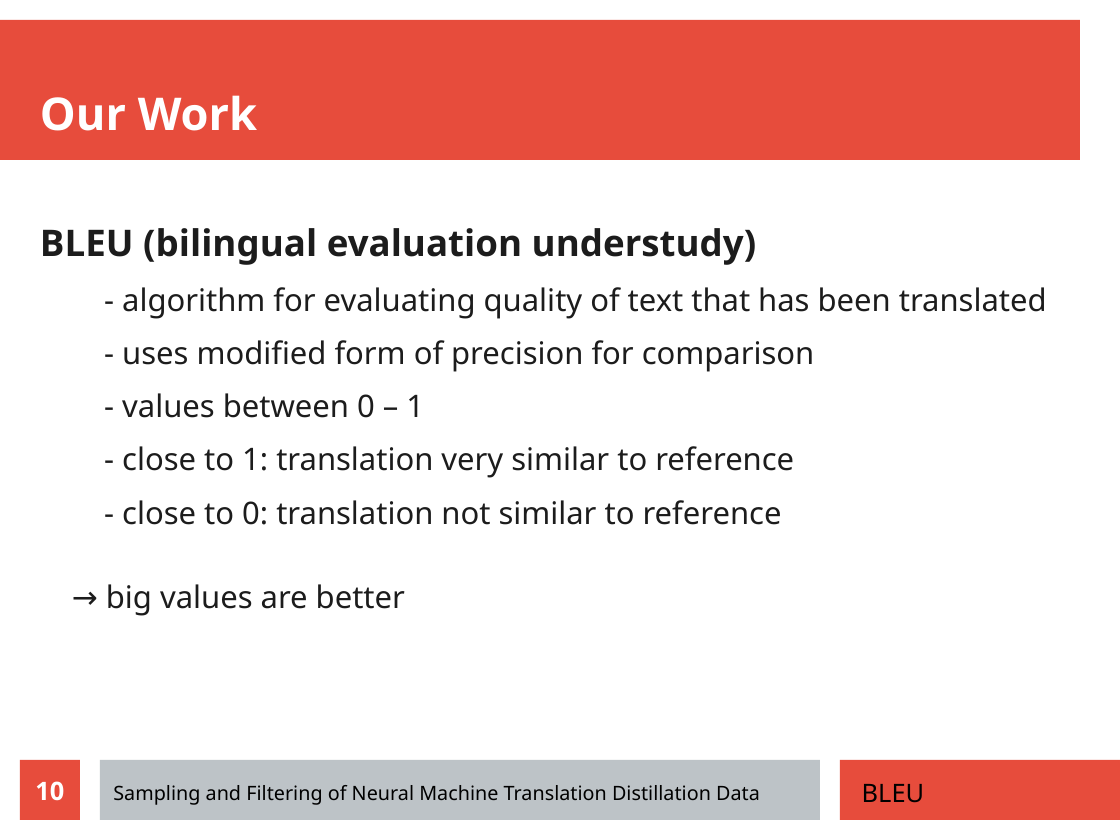
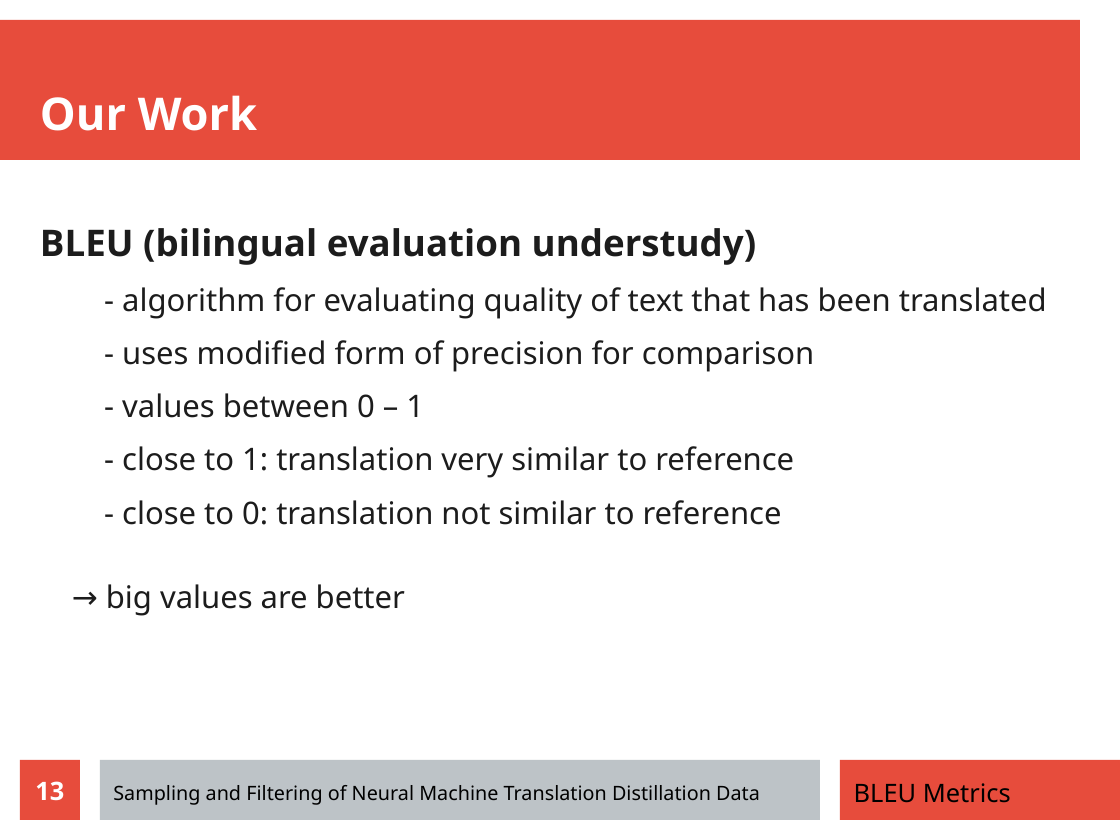
Before and after one commit to zouharvi/reference-mt-distill, a slide deck: slide 13 of meta/final_presentation.odp (slide 10 before the commit). Drawn at 1120x840 pixels with LibreOffice and Linux fonts; fonts in the diff are those of the drawing. Boxes give left, top, right and bottom in pixels: in the first picture for what was removed or moved away, otherwise in the second. Text is boxed around its words. In the diff, an @@ line names an element or a change of style, - is before the commit and + after.

```diff
--- a/meta/final_presentation.odp
+++ b/meta/final_presentation.odp
@@ page number at <box>35,781,64,801</box>: text changed @@
-10
+13
@@ text at <box>854,783,1011,803</box>: text changed @@
-BLEU
+BLEU Metrics
```
Also in this commit, not shown: 14 other slides changed, 5 slides added.
